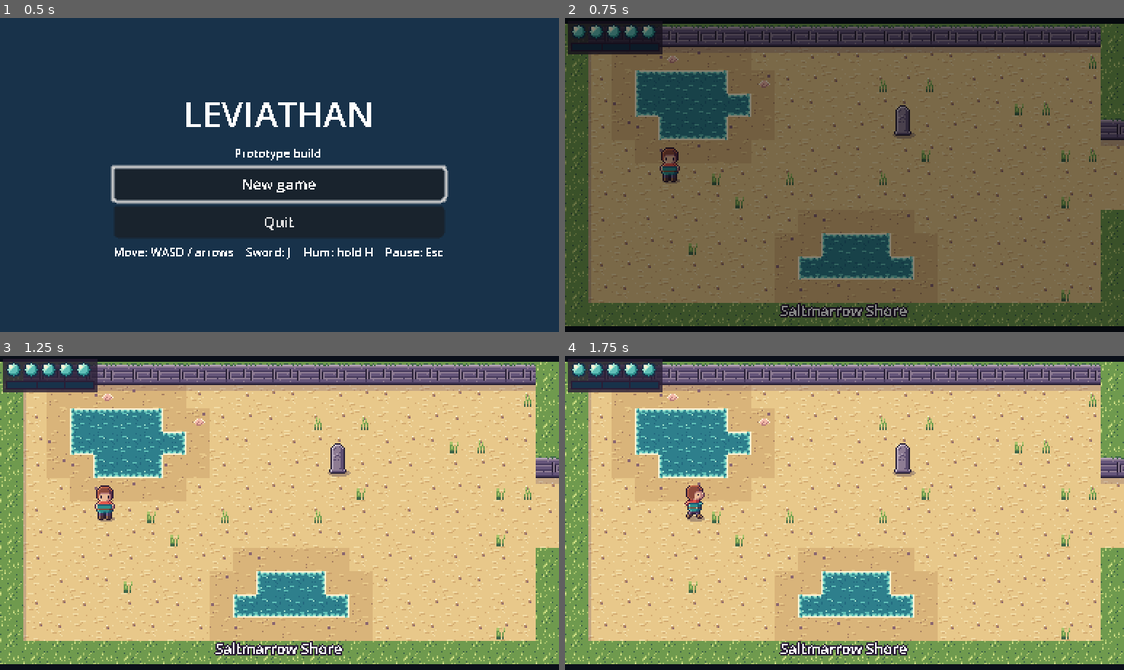
Above: before the commit, frames 1-4 (two rows, left to right).
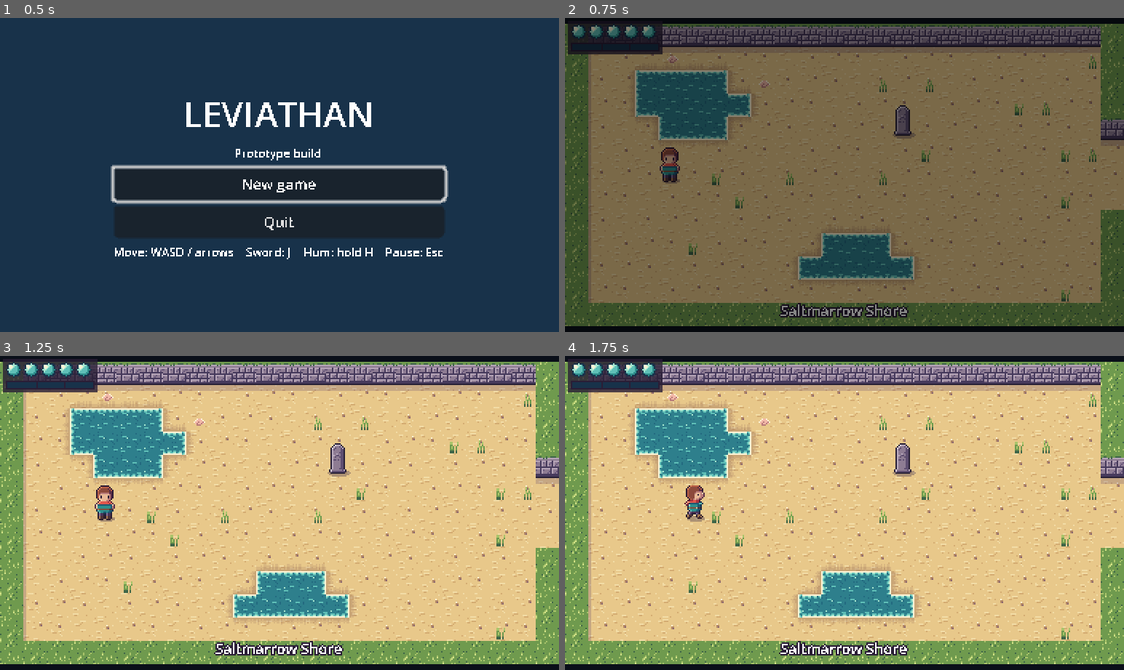
Above: after the commit, the same moments.

Repository: ashciraulo/Leviathan
Game: Godot game, scene res://scenes/title.tscn
The game is run twice, just before and just after one commit, with the same random seed, the same clock (stepped at 60 frames per second) and the same inputs.
Inputs:
- Up to frame 1 (0.5 s): no input
- Up to frame 2 (0.75 s): click "New game" at 0.5 s
- Up to frame 3 (1.25 s): no input
- Up to frame 4 (1.75 s): tap Enter at 1.25 s; hold D (move_right) from 1.28 s (still down); tap J (attack) at 1.35 s

Frame 1 is identical in both runs. In frame 2, 2.2% of the frame differs, in the area x 8-100%, y 2-91%; in frame 3, 4.8%; in frame 4, 4.8%, in the area x 7-100%, y 2-91%.

Commit message:
Art: softer damp sand by water, irregular cliff rock
Damp sand now fades in from the water's edge instead of filling whole
tiles, and cliff faces use irregular boulders instead of a repeating
crack pattern.

Co-Authored-By: Claude Opus 5.5 <noreply@anthropic.com>
Claude-Session: https://claude.ai/code/session_01UYEn5UPccDyrfNhgn9YYhF

Diff:
--- a/scripts/art/tile_atlas.gd
+++ b/scripts/art/tile_atlas.gd
@@ -33,6 +33,10 @@
 	"foam_bottom_1": Vector2i(1, 3),
 	"foam_left_1": Vector2i(2, 3),
 	"foam_right_1": Vector2i(3, 3),
+	"damp_top": Vector2i(4, 3),
+	"damp_bottom": Vector2i(5, 3),
+	"damp_left": Vector2i(6, 3),
+	"damp_right": Vector2i(7, 3),
 }
 
 
--- a/scripts/world/room.gd
+++ b/scripts/world/room.gd
@@ -174,7 +174,11 @@
 						_draw_tile("foam_%s_%d" % [side[0], _water_frame], x, y)
 			else:
 				var wet := _near_water(x, y)
-				_draw_tile(("wet_%d" if wet else "sand_%d") % (h % 4), x, y)
+				_draw_tile("sand_%d" % (h % 4), x, y)
+				# Damp sand fades out from any water alongside.
+				for side in [["top", 0, -1], ["bottom", 0, 1], ["left", -1, 0], ["right", 1, 0]]:
+					if _tile_at(x + side[1], y + side[2]) == "~":
+						_draw_tile("damp_%s" % side[0], x, y)
 				if _tile_at(x, y - 1) == "#":
 					_draw_tile("shade_top", x, y)
 				if _tile_at(x - 1, y) == "#":
Binary file changed: assets/tiles/saltmarrow.png
